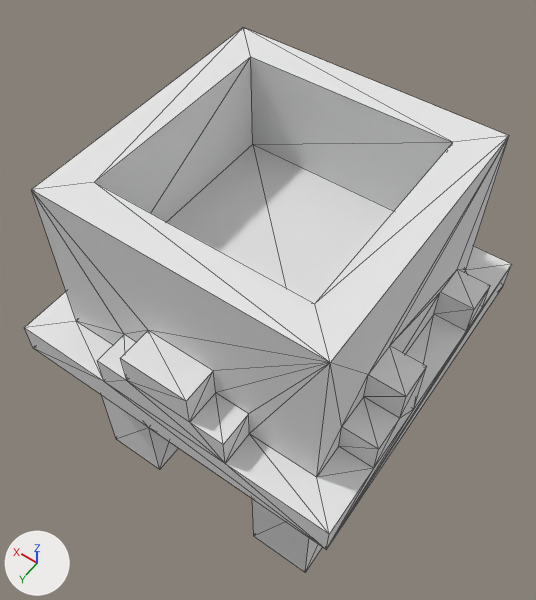
The OBJ model Game_Jam/Assets/Sprites/bluepot.obj as it was, and as the next commit left it.
Camera for both pictures: a 50 mm lens placed at (-1.25, -0.409, 2.97), pointed at (-0.459, -1.517, 1.229). Every picture has the same lights, and +X, +Y and +Z are marked at lower left. Mesh edges are drawn as thin lines. Where no turn or scale is listed for an object, it has been applied to the vertices. Vertices at the same position are counted once.

The first picture shows 'Untitled'.
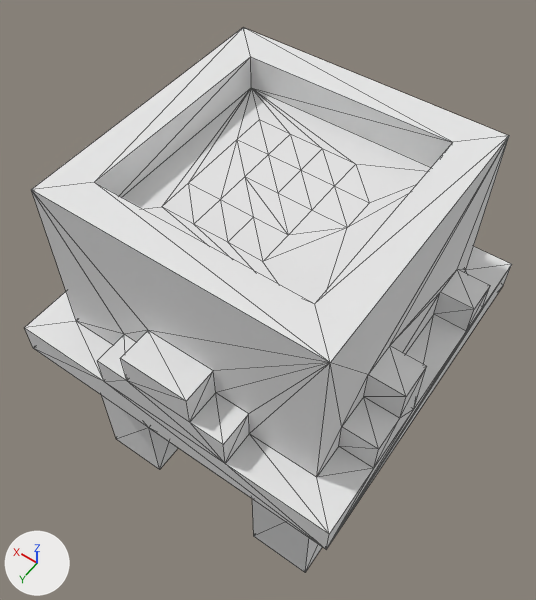
Location of each change, (x1, y1, x2, y2) in pixels of the pictures (536 x 600 px):
part 1 of me_untitled, built on
    both: (94, 57, 453, 303)

What the commit changed:
me_untitled is used by ob_untitled; location (0.0, 0.0, 0.0).
me_untitled had 128 vertices, 252 faces and spanned x -1.0..0.0, y -2.0..-1.0, z 0.6..1.8.
me_untitled now has 149 vertices, 294 faces and spans x -1.0..0.0, y -2.0..-1.0, z 0.6..1.8.
Part 1, on me_untitled:
3 vertices are removed from x -0.8..-0.2, y -1.8..-1.2, z 1.5.
8 faces are deleted.
1 vertex moves from x -0.2, y -1.2, z 1.5 to x -0.2, y -1.2, z 1.7.
17 vertices are added at x -0.8..-0.2, y -1.8..-1.2, z 1.7.
7 new vertices lie (0.1, -0.1, 0.0) away from vertices in x -0.7..-0.4, y -1.6..-1.3, z 1.7.
50 new faces join them.
